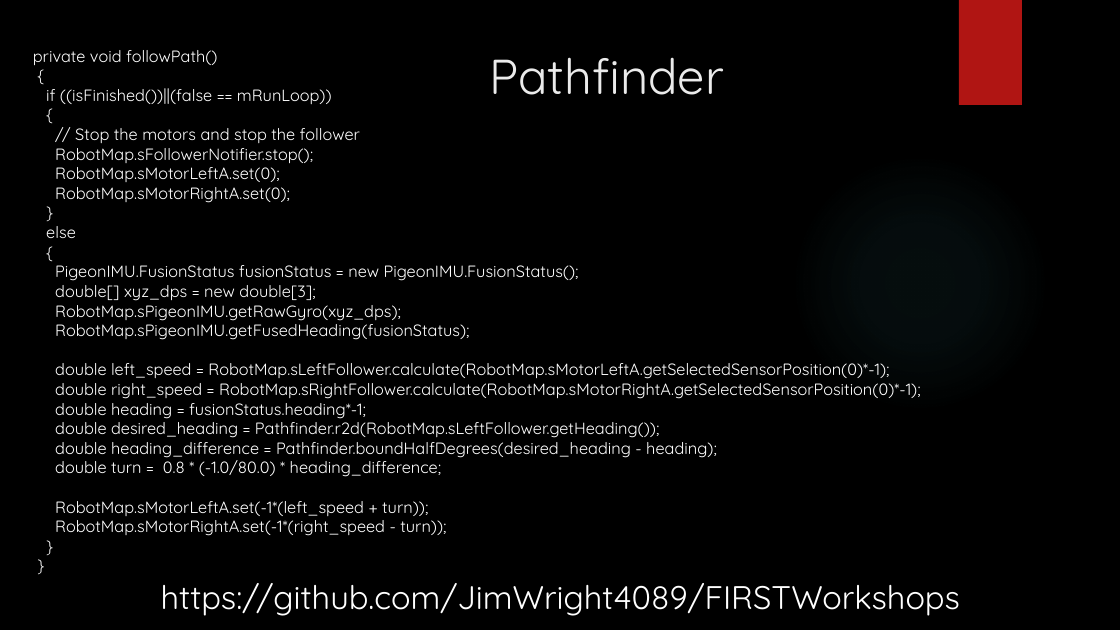
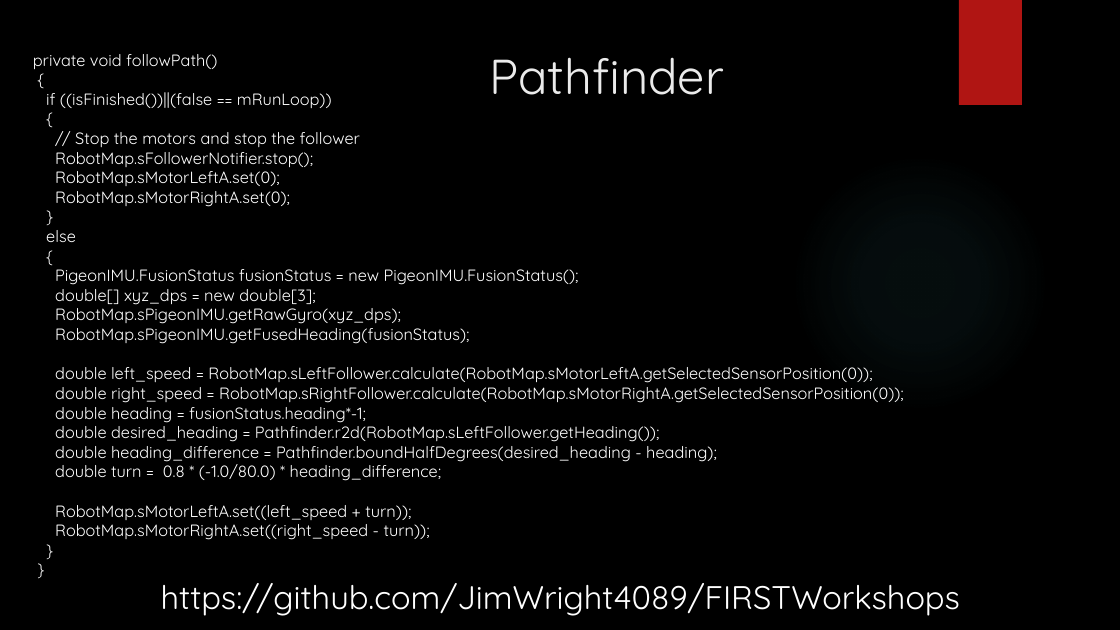
Before and after one commit to JimWright4089/FIRSTWorkshops, a slide deck: slide 23 of FRC/2019/Pathfinding/Pathfinding.pptx (slide 21 before the commit). Drawn at 1120x630 pixels with LibreOffice and Linux fonts; fonts in the diff are those of the drawing; background and template pictures are left out. Boxes give left, top, right and bottom in pixels: in the first picture for what was removed or moved away, otherwise in the second. Text is boxed around its words. In the diff, an @@ line names an element or a change of style, - is before the commit and + after.

```diff
--- a/FRC/2019/Pathfinding/Pathfinding.pptx
+++ b/FRC/2019/Pathfinding/Pathfinding.pptx
@@ text at <box>55,367,904,403</box>: text changed @@
-double left_speed = RobotMap.sLeftFollower.calculate(RobotMap.sMotorLeftA.getSelectedSensorPosition(0)*-1);
-double right_speed = RobotMap.sRightFollower.calculate(RobotMap.sMotorRightA.getSelectedSensorPosition(0)*-1);
+double left_speed = RobotMap.sLeftFollower.calculate(RobotMap.sMotorLeftA.getSelectedSensorPosition(0));
+double right_speed = RobotMap.sRightFollower.calculate(RobotMap.sMotorRightA.getSelectedSensorPosition(0));
@@ text at <box>55,505,430,540</box>: text changed @@
-RobotMap.sMotorLeftA.set(-1*(left_speed + turn));
-RobotMap.sMotorRightA.set(-1*(right_speed - turn));
+RobotMap.sMotorLeftA.set((left_speed + turn));
+RobotMap.sMotorRightA.set((right_speed - turn));
```
Also in this commit, not shown: 3 slides added.
